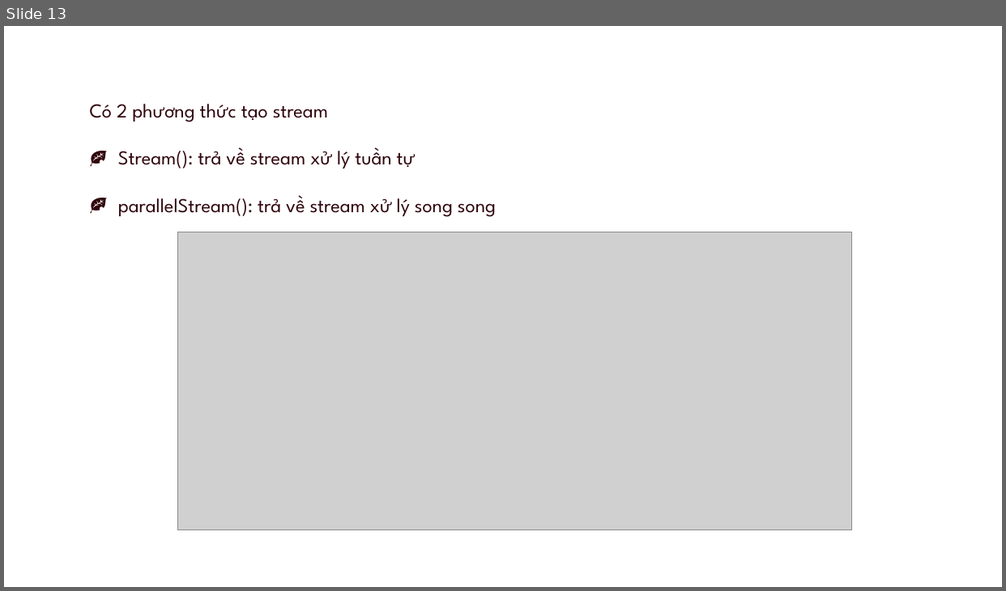
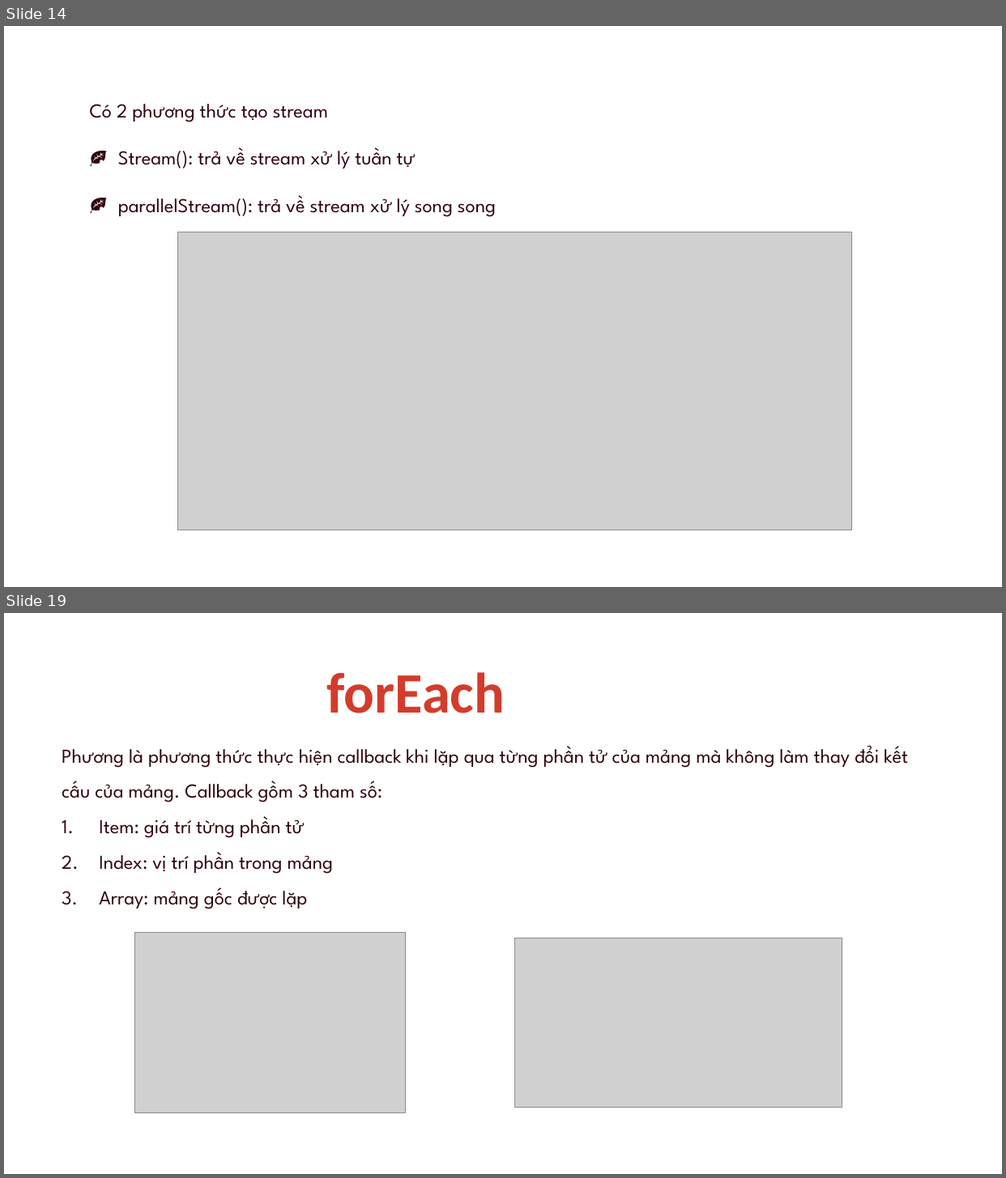
Before and after one commit to goodbyevinh/MyAppChat, a slide deck: Seminar/present.pptx. Shown one above the other, each under a label of ours: slide 13 before the commit, slides 14 and 19 after it; the slides between them are not shown. The pictures are 1006x591 and 1006x1178 pixels, drawn with LibreOffice and Linux fonts; fonts in the diff are those of the drawing; grey boxes stand for pictures. Boxes give left, top, right and bottom in pixels: in the first picture for what was removed or moved away, otherwise in the second. Text is boxed around its words. In the diff, an @@ line names an element or a change of style, - is before the commit and + after.

```diff
--- a/Seminar/present.pptx
+++ b/Seminar/present.pptx
@@ slide 19 added at <box>4,613,1002,1174</box>, background #FFFFFF @@
@@ text added at <box>326,672,505,713</box>, 55 pt, text #D33C2B, bold @@
+forEach
@@ text added at <box>62,746,908,909</box>, 19 pt, text #30050C @@
+Phương là phương thức thực hiện callback khi lặp qua từng phần tử của mảng mà không làm thay đổi kết cấu của mảng. Callback gồm 3 tham số:
+1. Item: giá trí từng phần tử
+2. Index: vị trí phần trong mảng
+3. Array: mảng gốc được lặp
@@ picture added at <box>135,933,406,1113</box> @@
@@ picture added at <box>514,938,842,1108</box> @@
@@ what was slide 13 is now slide 14 @@
```
Also in this commit, not shown: 7 slides changed, 12 other slides added, 3 slides removed, 11 other files.
